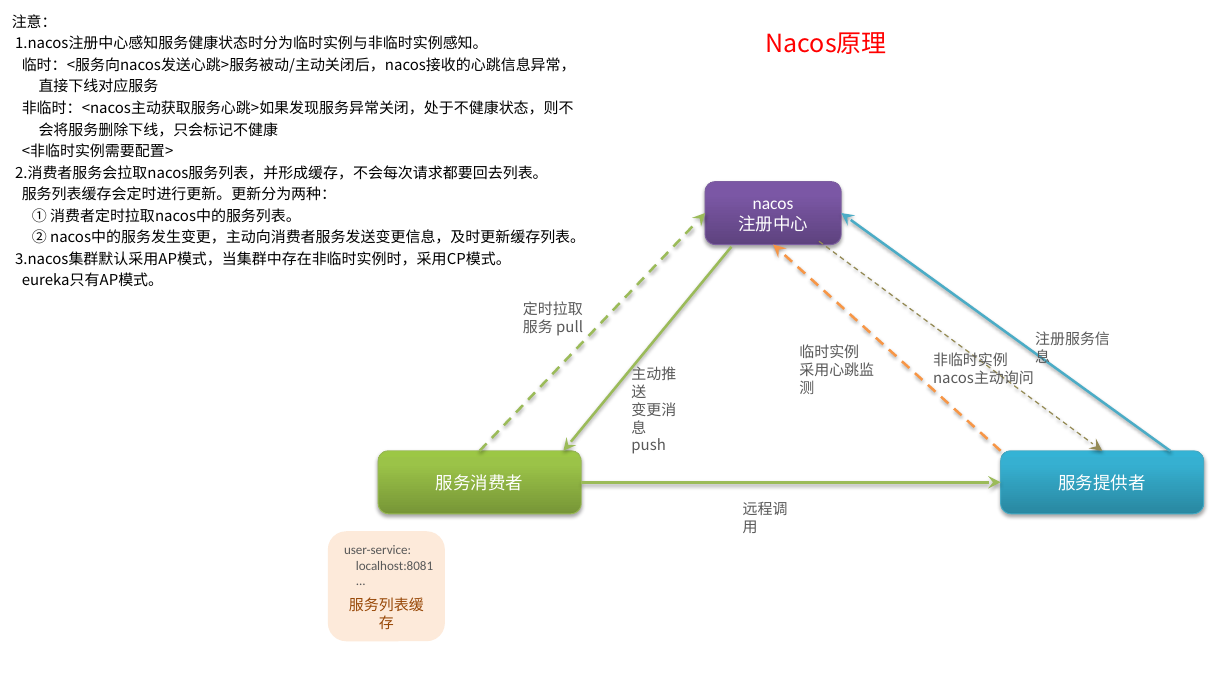
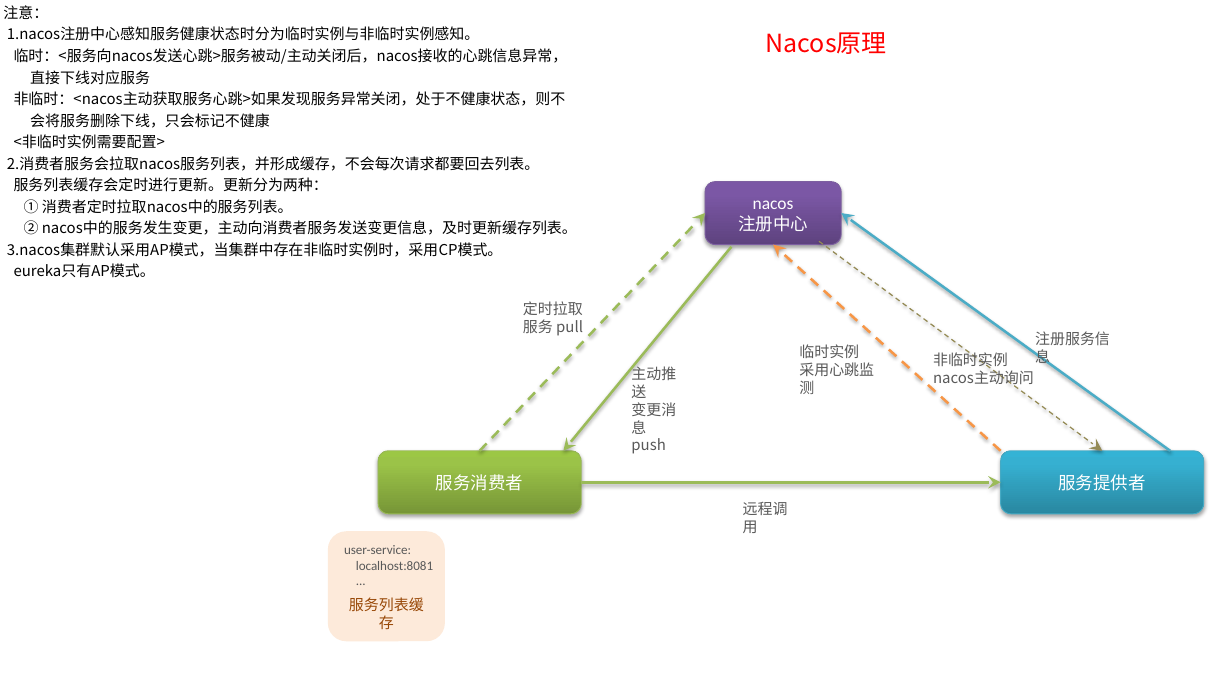
Before and after one commit to Qlj-1966910355/Learning-Materials, a slide deck: slide 29 of learn-file/新建 Microsoft Office PowerPoint 演示文稿.pptx. Drawn at 1232x674 pixels with LibreOffice and Linux fonts; fonts in the diff are those of the drawing. Boxes give left, top, right and bottom in pixels: in the first picture for what was removed or moved away, otherwise in the second. Text is boxed around its words. In the diff, an @@ line names an element or a change of style, - is before the commit and + after.

```diff
--- a/learn-file/新建 Microsoft Office PowerPoint 演示文稿.pptx
+++ b/learn-file/新建 Microsoft Office PowerPoint 演示文稿.pptx
@@ text "注意：" moved from (x1=12, y1=14, x2=585, y2=287) to (x1=3, y1=5, x2=577, y2=278) @@
```
Also in this commit, not shown: 1 other slide changed, 19 other files.
